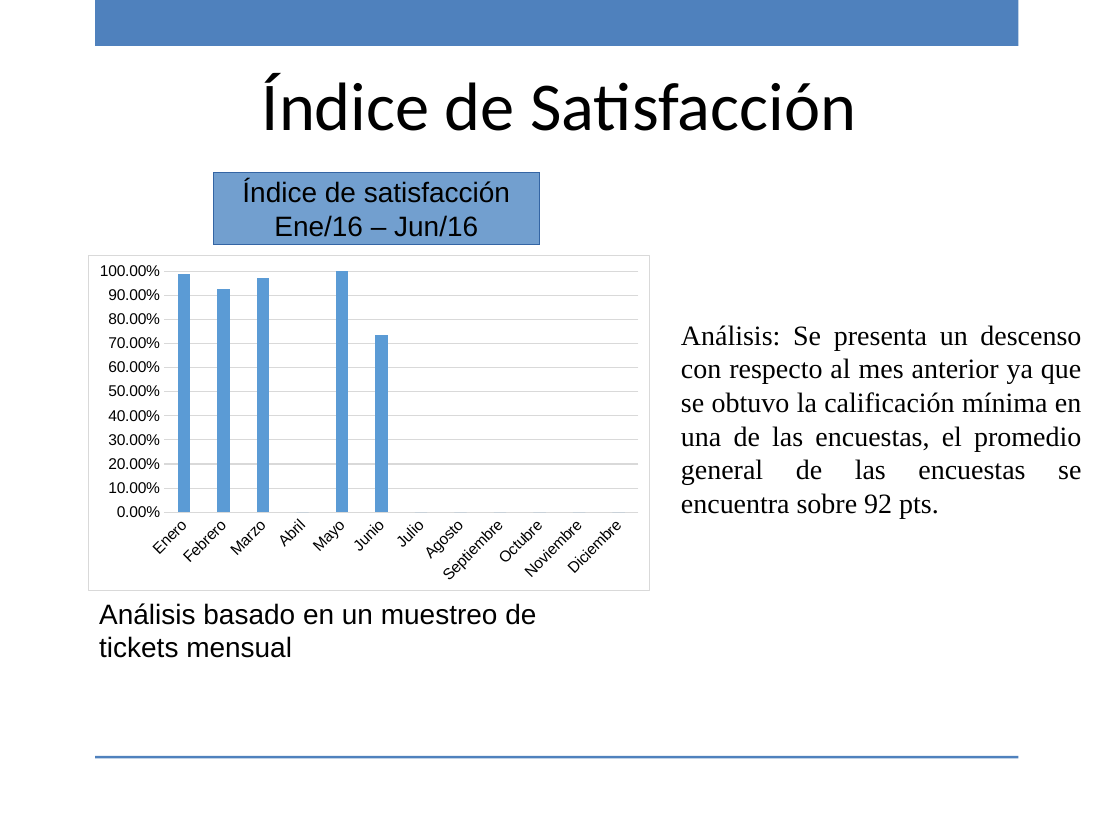
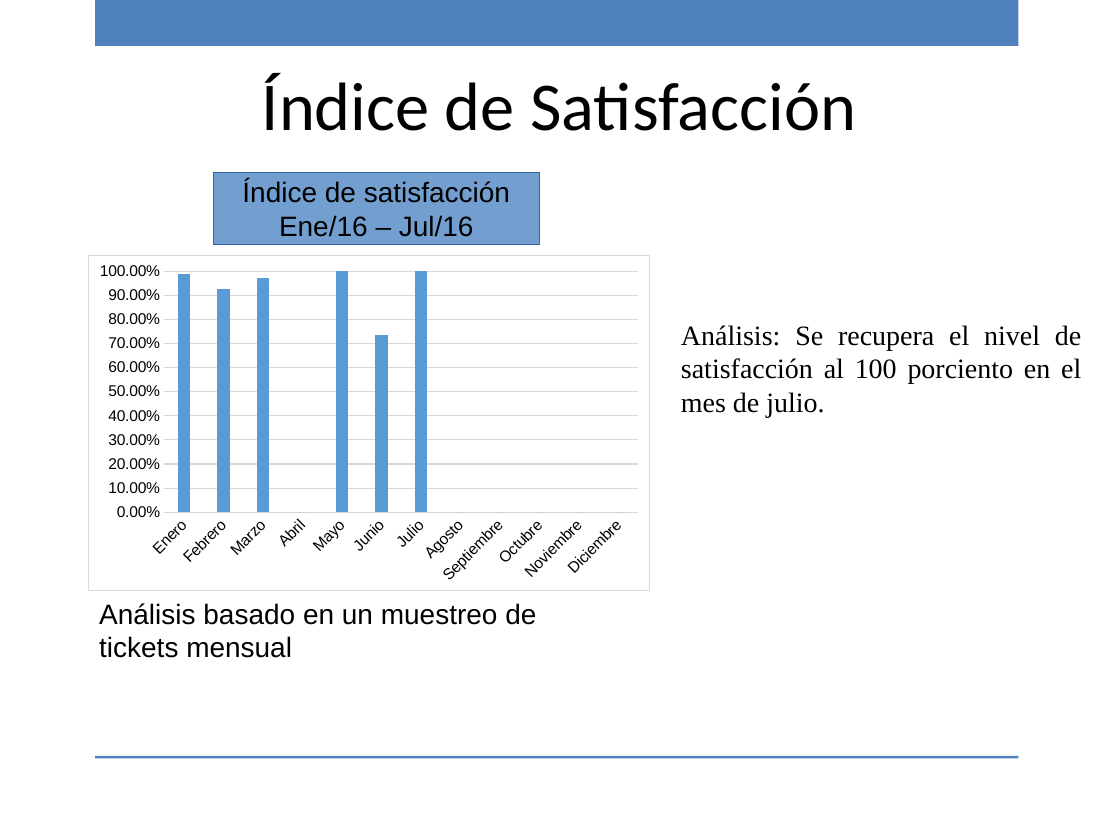
Before and after one commit to ricardo-novelasos/SOSQTP, a slide deck: slide 18 of Proyectos/2016/Métricas y monitoreo/Reporte_monitoreo_2016.pptx. Drawn at 1120x840 pixels with LibreOffice and Linux fonts; fonts in the diff are those of the drawing; background and template pictures are left out. Boxes give left, top, right and bottom in pixels: in the first picture for what was removed or moved away, otherwise in the second. Text is boxed around its words. In the diff, an @@ line names an element or a change of style, - is before the commit and + after.

Commit message:
Revision del mes de julio

```diff
--- a/Proyectos/2016/Métricas y monitoreo/Reporte_monitoreo_2016.pptx
+++ b/Proyectos/2016/Métricas y monitoreo/Reporte_monitoreo_2016.pptx
@@ text in rectangle at <box>279,215,474,237</box>: text changed @@
-Ene/16 – Jun/16
+Ene/16 – Jul/16
@@ column chart at <box>88,255,651,591</box> @@
@@ Series 1, Julio: - to 1 @@
@@ text at <box>681,325,1081,417</box>: text changed @@
-Análisis: Se presenta un descenso con respecto al mes anterior ya que se obtuvo la calificación mínima en una de las encuestas, el promedio general de las encuestas se encuentra sobre 92 pts.
+Análisis: Se recupera el nivel de satisfacción al 100 porciento en el mes de julio.
```
Also in this commit, not shown: 19 other slides changed, 3 other files.
